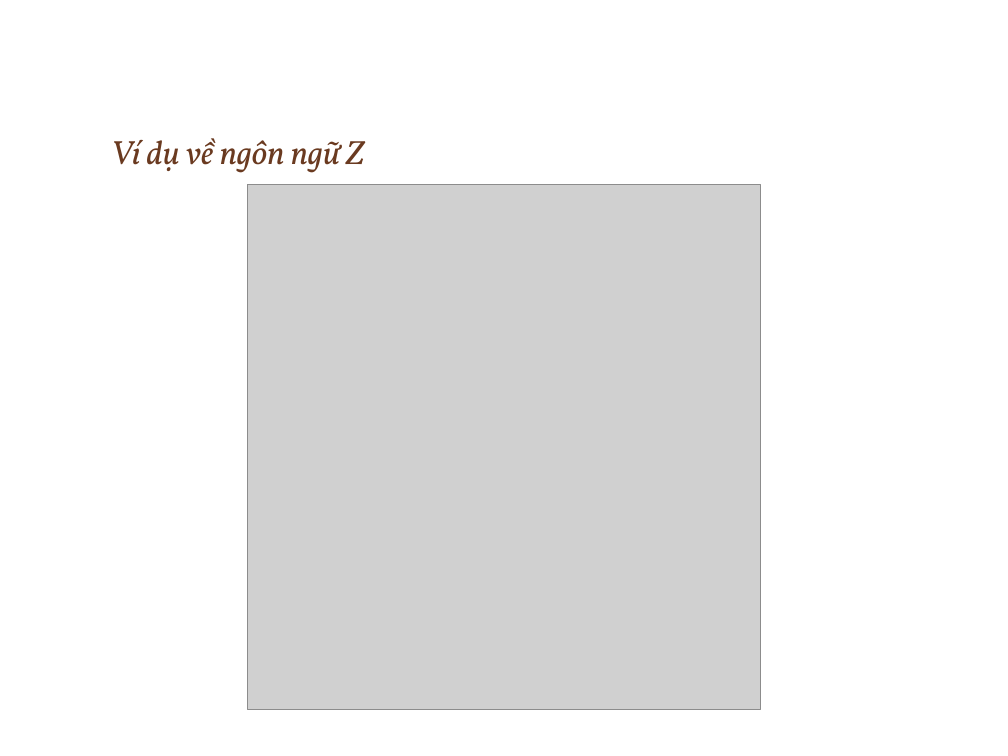
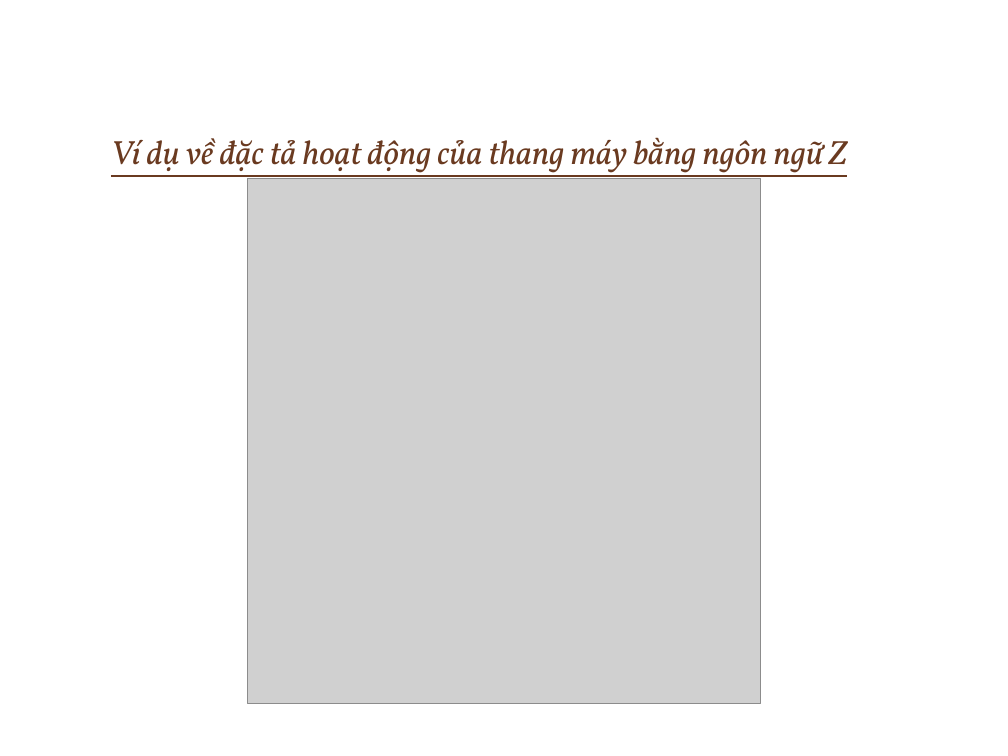
Before and after one commit to ChrisJamison/seminar_cnpm, a slide deck: slide 50 of Seminar/Software Requirement.pptx. Drawn at 1008x756 pixels with LibreOffice and Linux fonts; fonts in the diff are those of the drawing; grey boxes stand for pictures; background and template pictures are left out. Boxes give left, top, right and bottom in pixels: in the first picture for what was removed or moved away, otherwise in the second. Text is boxed around its words. In the diff, an @@ line names an element or a change of style, - is before the commit and + after.

```diff
--- a/Seminar/Software Requirement.pptx
+++ b/Seminar/Software Requirement.pptx
@@ title at (x1=111, y1=137, x2=847, y2=180): text changed @@
-Ví dụ về ngôn ngữ Z
+Ví dụ về đặc tả hoạt động của thang máy bằng ngôn ngữ Z
@@ picture moved from (x1=248, y1=184, x2=760, y2=710) to (x1=248, y1=178, x2=760, y2=704) @@
```
Also in this commit, not shown: 9 other slides changed, 5 slides added, 1 slide removed.
